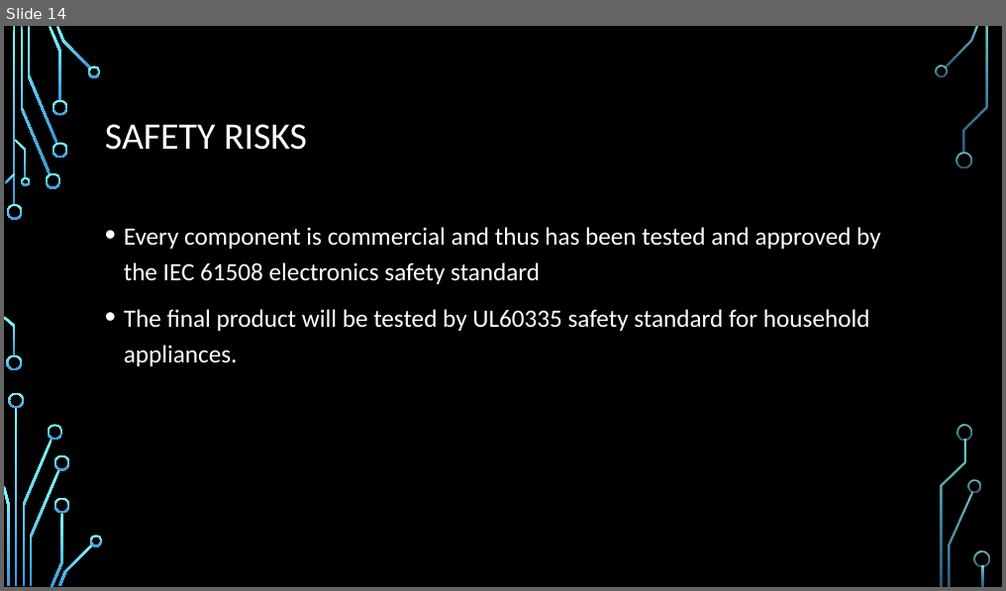
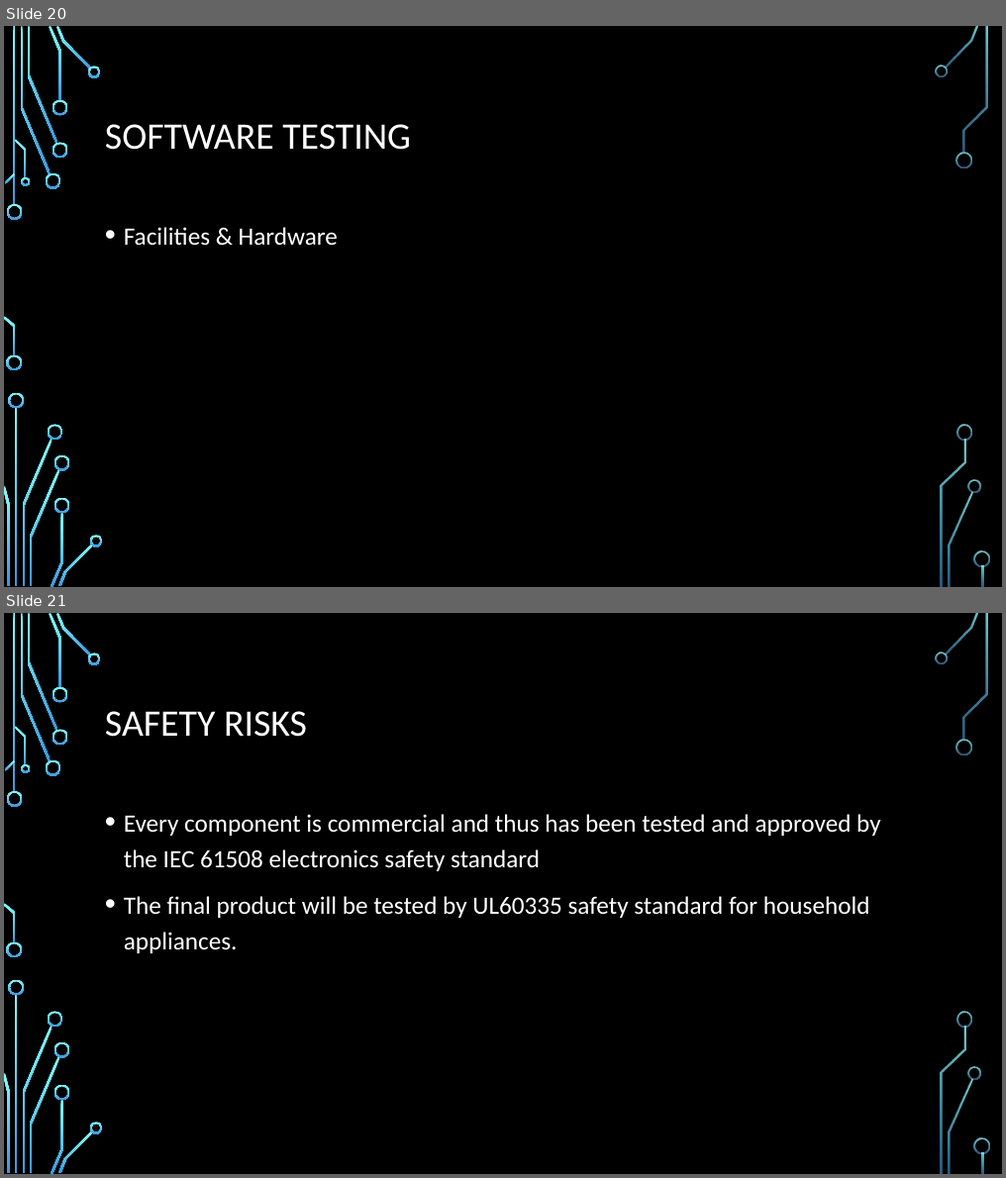
Before and after one commit to dontaylor6000/Group27_Tracker, a slide deck: Documentation/PDR.pptx. Shown one above the other, each under a label of ours: slide 14 before the commit, slides 20 and 21 after it. The pictures are 1006x591 and 1006x1178 pixels, drawn with LibreOffice and Linux fonts; fonts in the diff are those of the drawing; background and template pictures are left out. Boxes give left, top, right and bottom in pixels: in the first picture for what was removed or moved away, otherwise in the second. Text is boxed around its words. In the diff, an @@ line names an element or a change of style, - is before the commit and + after.

```diff
--- a/Documentation/PDR.pptx
+++ b/Documentation/PDR.pptx
@@ slide 20 added at bbox=[4, 26, 1002, 587], background picture (left out); not listed: 36 template elements that a slide beside it also shows @@
@@ title added at bbox=[105, 124, 411, 150], 36 pt, text #FFFFFF @@
+SOFTWARE TESTING
@@ text added at bbox=[124, 227, 338, 245], 24 pt, text #FFFFFF @@
+• Facilities & Hardware
@@ what was slide 14 is now slide 21 @@
```
Also in this commit, not shown: 2 slides changed, 12 other slides added, 4 slides removed.
